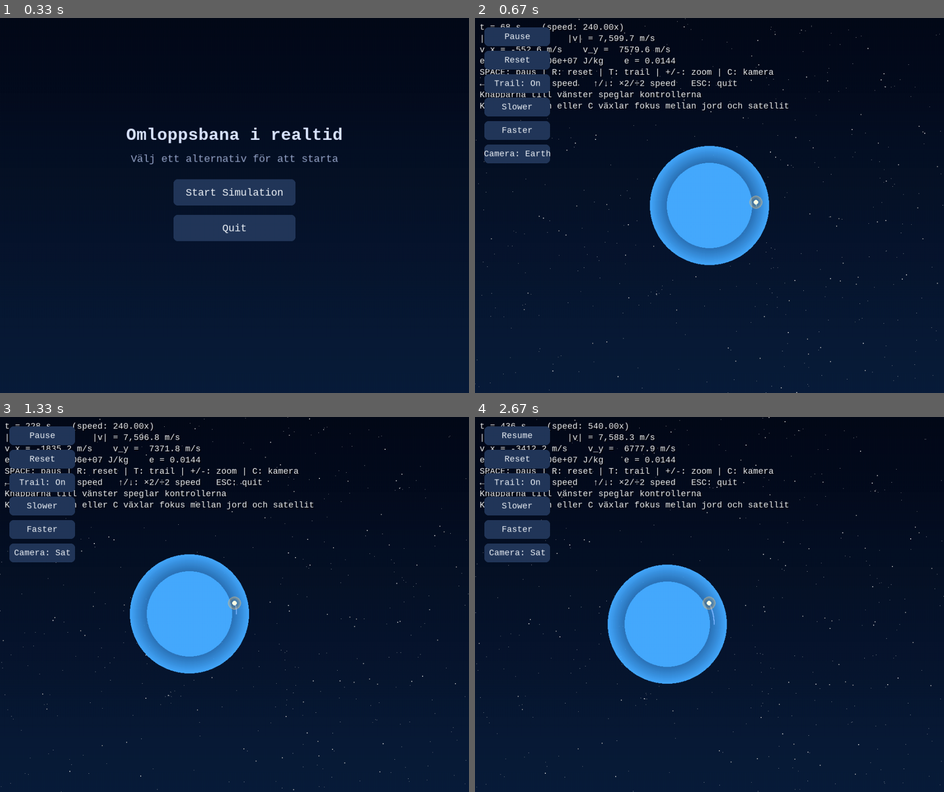
Above: before the commit, frames 1-4 (two rows, left to right).
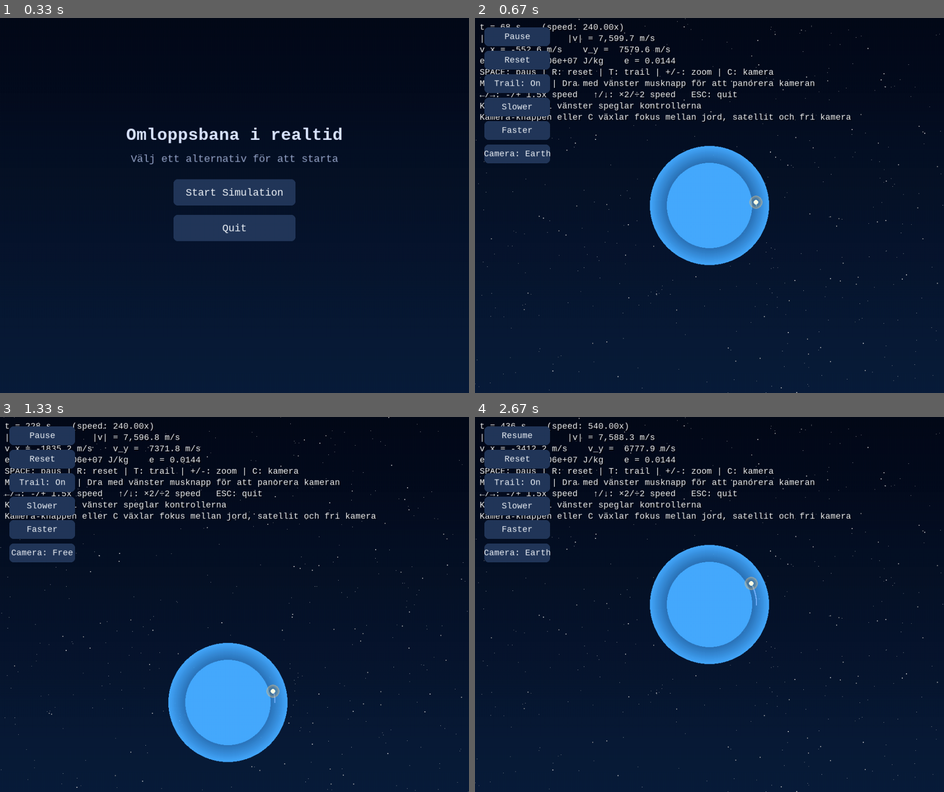
Above: after the commit, the same moments.

Repository: askel-dev/gymnasiearbete-omloppsbana
Game: pygame game, started from src/orbit_pygame.py
The game is run twice, just before and just after one commit, with the same random seed, the same clock (stepped at 60 frames per second) and the same inputs.
Inputs (mouse positions are in pixels of both pictures, inside the frame that each line leads up to):
- Up to frame 1 (0.33 s): no input
- Up to frame 2 (0.67 s): press the mouse at (709, 190) at 0.37 s; move the mouse to (700, 149) at 0.47 s; release the mouse at (690, 104) at 0.6 s
- Up to frame 3 (1.33 s): tap C at 0.67 s; press the mouse at (234, 589) at 1.03 s; move the mouse to (253, 638) at 1.13 s; release the mouse at (267, 683) at 1.27 s
- Up to frame 4 (2.67 s): click "Reset" at 1.38 s; hold Right 1.67-2.13 s; press the mouse at (517, 529) at 2.2 s; move the mouse to (573, 507) at 2.3 s; release the mouse at (625, 484) at 2.43 s; press the mouse at (517, 435) at 2.53 s; move the mouse to (611, 544) at 2.63 s

Frame 1 is identical in both runs. In frame 2, 1.8% of the frame differs, in the area x 1-81%, y 16-28%; in frame 3, 14%, in the area x 0-100%, y 0-100%; in frame 4, 9.8%.

Commit message:
Add mouse camera controls and zoom

Diff:
--- a/src/orbit_pygame.py
+++ b/src/orbit_pygame.py
@@ -300,6 +300,8 @@
     camera_mode = "earth"
     camera_center = np.array([0.0, 0.0], dtype=float)
     camera_target = np.array([0.0, 0.0], dtype=float)
+    is_dragging_camera = False
+    drag_last_pos = (0, 0)
 
     orbit_prediction_period: float | None = None
     orbit_prediction_points: list[tuple[float, float]] = []
@@ -335,6 +337,7 @@
         nonlocal accumulator, last_time, log_step_counter, prev_r, prev_dr
         nonlocal impact_logged, escape_logged, ppm_target
         nonlocal trail_prev_screen_pos, trail_last_ppm, trail_last_camera, camera_center, orbit_markers, camera_target
+        nonlocal camera_mode, is_dragging_camera
         nonlocal orbit_prediction_period, orbit_prediction_points
         close_logger()
         r = R0.copy()
@@ -357,6 +360,8 @@
         orbit_markers.clear()
         camera_center[:] = (0.0, 0.0)
         camera_target[:] = (0.0, 0.0)
+        camera_mode = "earth"
+        is_dragging_camera = False
         trail_last_camera = camera_center.copy()
         orbit_prediction_period, orbit_prediction_points = compute_orbit_prediction(r, v)
 
@@ -470,7 +475,12 @@
 
     def toggle_camera():
         nonlocal camera_mode
-        camera_mode = "satellite" if camera_mode == "earth" else "earth"
+        if camera_mode == "earth":
+            camera_mode = "satellite"
+        elif camera_mode == "satellite":
+            camera_mode = "manual"
+        else:
+            camera_mode = "earth"
 
     def reset_and_continue():
         reset()
@@ -500,9 +510,20 @@
             (20, 20 + 5 * (button_height + button_gap), button_width, button_height),
             "Camera",
             toggle_camera,
-            lambda: "Camera: Earth" if camera_mode == "earth" else "Camera: Sat",
+            lambda: (
+                "Camera: Earth"
+                if camera_mode == "earth"
+                else "Camera: Sat" if camera_mode == "satellite" else "Camera: Free"
+            ),
         ),
     ]
+
+    def is_over_button(pos: tuple[int, int]) -> bool:
+        if state == "menu":
+            return any(btn.rect.collidepoint(pos) for btn in menu_buttons)
+        if state == "running":
+            return any(btn.rect.collidepoint(pos) for btn in sim_buttons)
+        return False
 
     # ========= LOOP =========
     while True:
@@ -536,6 +557,32 @@
                         real_time_speed = max(real_time_speed / 2.0, 0.1)
                     elif event.key == pygame.K_c:
                         toggle_camera()
+            elif event.type == pygame.MOUSEBUTTONDOWN:
+                if event.button == 1 and state == "running" and not is_over_button(event.pos):
+                    is_dragging_camera = True
+                    drag_last_pos = event.pos
+                    camera_mode = "manual"
+                    camera_target[:] = camera_center
+                elif event.button == 4 and state == "running":
+                    ppm_target = clamp(ppm_target * 1.1, MIN_PPM, MAX_PPM)
+                elif event.button == 5 and state == "running":
+                    ppm_target = clamp(ppm_target / 1.1, MIN_PPM, MAX_PPM)
+            elif event.type == pygame.MOUSEBUTTONUP:
+                if event.button == 1:
+                    is_dragging_camera = False
+            elif event.type == pygame.MOUSEMOTION:
+                if is_dragging_camera and state == "running":
+                    dx = event.pos[0] - drag_last_pos[0]
+                    dy = event.pos[1] - drag_last_pos[1]
+                    if dx != 0 or dy != 0:
+                        camera_center[0] -= dx / ppm
+                        camera_center[1] += dy / ppm
+                        camera_target[:] = camera_center
+                        drag_last_pos = event.pos
+            elif event.type == pygame.MOUSEWHEEL:
+                if state == "running" and event.y != 0:
+                    zoom_factor = 1.1 ** event.y
+                    ppm_target = clamp(ppm_target * zoom_factor, MIN_PPM, MAX_PPM)
             if state == "menu":
                 for btn in menu_buttons:
                     btn.handle_event(event)
@@ -654,8 +701,10 @@
         # Kamera-targets
         if camera_mode == "earth":
             camera_target[:] = (0.0, 0.0)
+        elif camera_mode == "satellite":
+            camera_target[:] = (r[0], r[1])
         else:
-            camera_target[:] = (r[0], r[1])
+            camera_target[:] = camera_center
         camera_center += (camera_target - camera_center) * 0.1
 
         # Bakgrund
@@ -727,9 +776,10 @@
             f"v_x = {vx: .1f} m/s    v_y = {vy: .1f} m/s",
             f"energy = {eps: .3e} J/kg    e = {e:.4f}",
             "SPACE: paus | R: reset | T: trail | +/-: zoom | C: kamera",
+            "Mushjul: zoom | Dra med vänster musknapp för att panorera kameran",
             "←/→: -/+ 1.5x speed   ↑/↓: ×2/÷2 speed   ESC: quit",
             "Knapparna till vänster speglar kontrollerna",
-            "Kamera-knappen eller C växlar fokus mellan jord och satellit",
+            "Kamera-knappen eller C växlar fokus mellan jord, satellit och fri kamera",
         ]
         y = 10
         for line in hud_lines:
